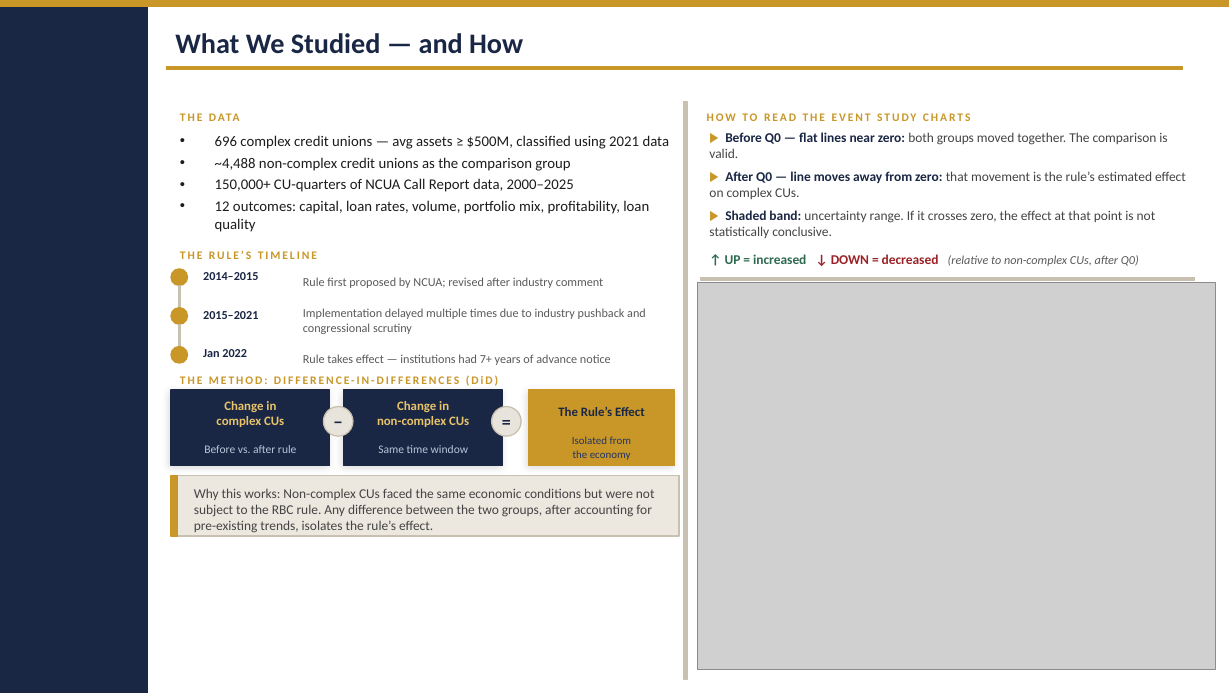
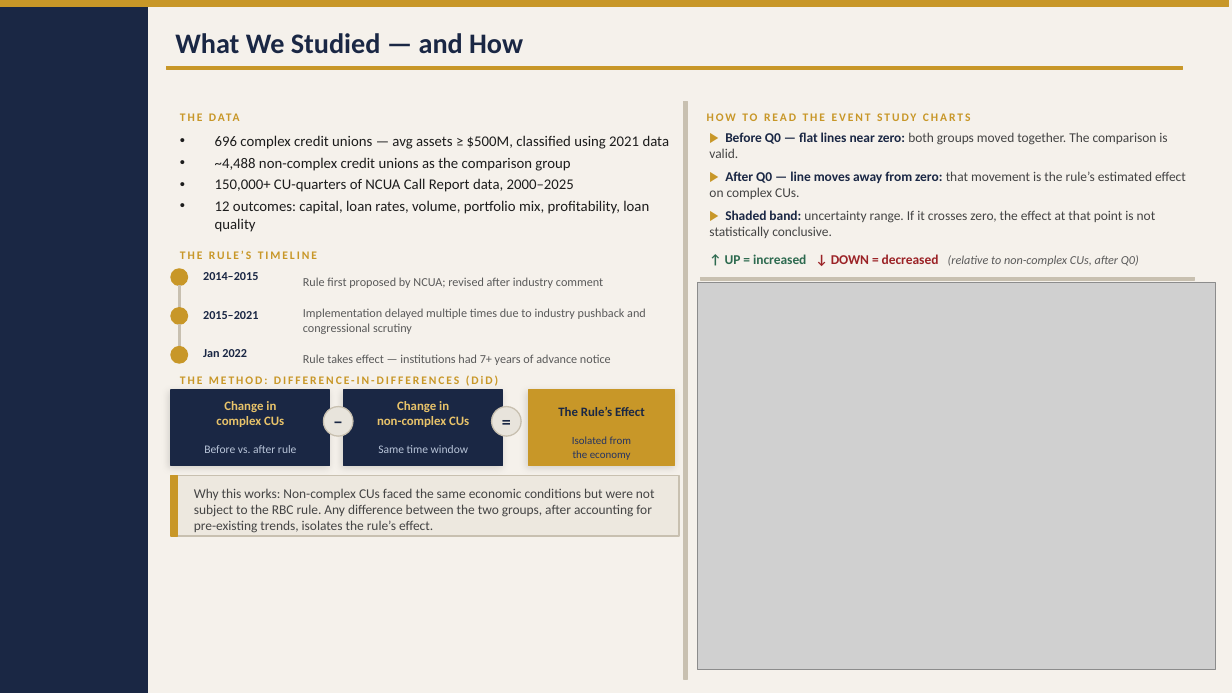
Before and after one commit to saurabhcdatta/RBC, a slide deck: slide 2 of Slide1.pptx. Drawn at 1232x693 pixels with LibreOffice and Linux fonts; fonts in the diff are those of the drawing; grey boxes stand for pictures. Boxes give left, top, right and bottom in pixels: in the first picture for what was removed or moved away, otherwise in the second. Text is boxed around its words. In the diff, an @@ line names an element or a change of style, - is before the commit and + after.

```diff
--- a/Slide1.pptx
+++ b/Slide1.pptx
@@ background #FFFFFF to #F5F1EB @@
```
Also in this commit, not shown: 10 slides added, 1 slide removed.
